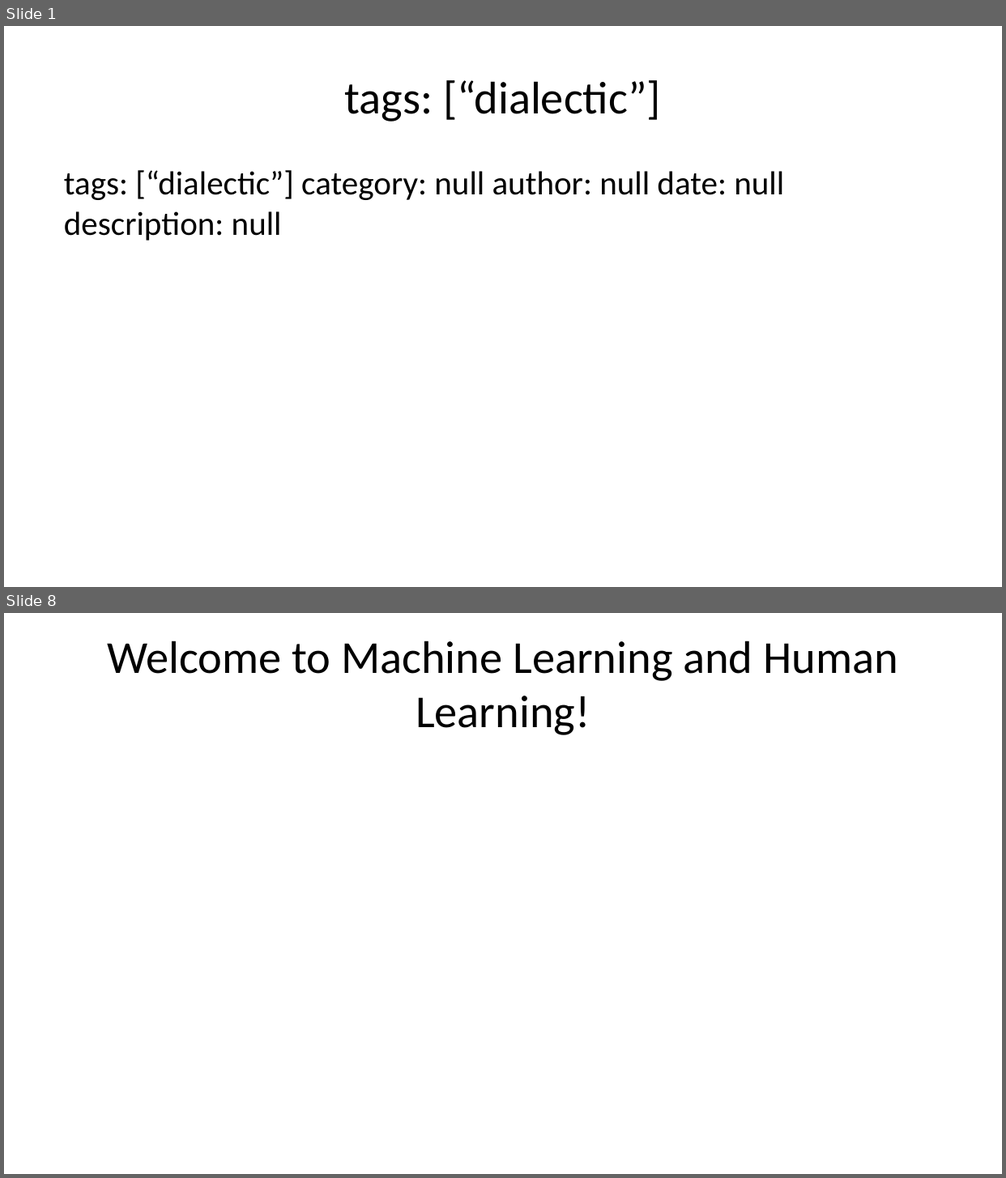
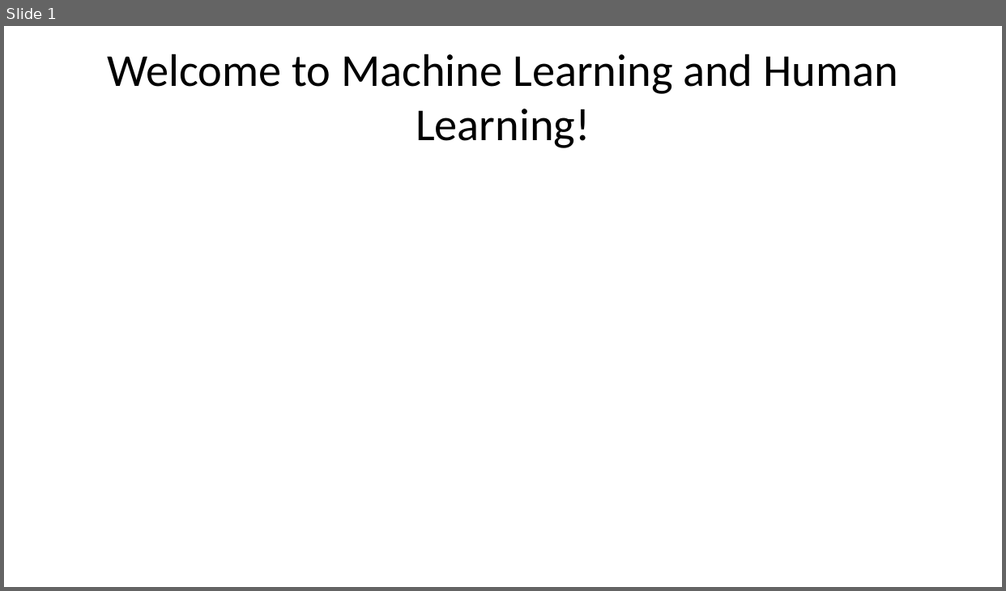
Before and after one commit to liammagee/machinespirits-content-philosophy, a slide deck: courses/479-fall-2026/479-lecture-1.pptx. Shown one above the other, each under a label of ours: slides 1 and 8 before the commit, slide 1 after it; the slides between them are not shown. The pictures are 1006x1178 and 1006x591 pixels, drawn with LibreOffice and Linux fonts; fonts in the diff are those of the drawing. Boxes give left, top, right and bottom in pixels: in the first picture for what was removed or moved away, otherwise in the second. Text is boxed around its words. In the diff, an @@ line names an element or a change of style, - is before the commit and + after.

```diff
--- a/courses/479-fall-2026/479-lecture-1.pptx
+++ b/courses/479-fall-2026/479-lecture-1.pptx
@@ slide 1 removed at <box>4,26,1002,587</box>, background #FFFFFF @@
@@ title removed at <box>344,80,661,122</box> @@
-tags: [“dialectic”]
@@ text removed at <box>64,170,784,241</box> @@
-tags: [“dialectic”] category: null author: null date: null description: null
@@ what was slide 8 is now slide 1 @@
```
Also in this commit, not shown: 8 slides changed, 13 slides added, 5 other slides removed, 1 other file.
